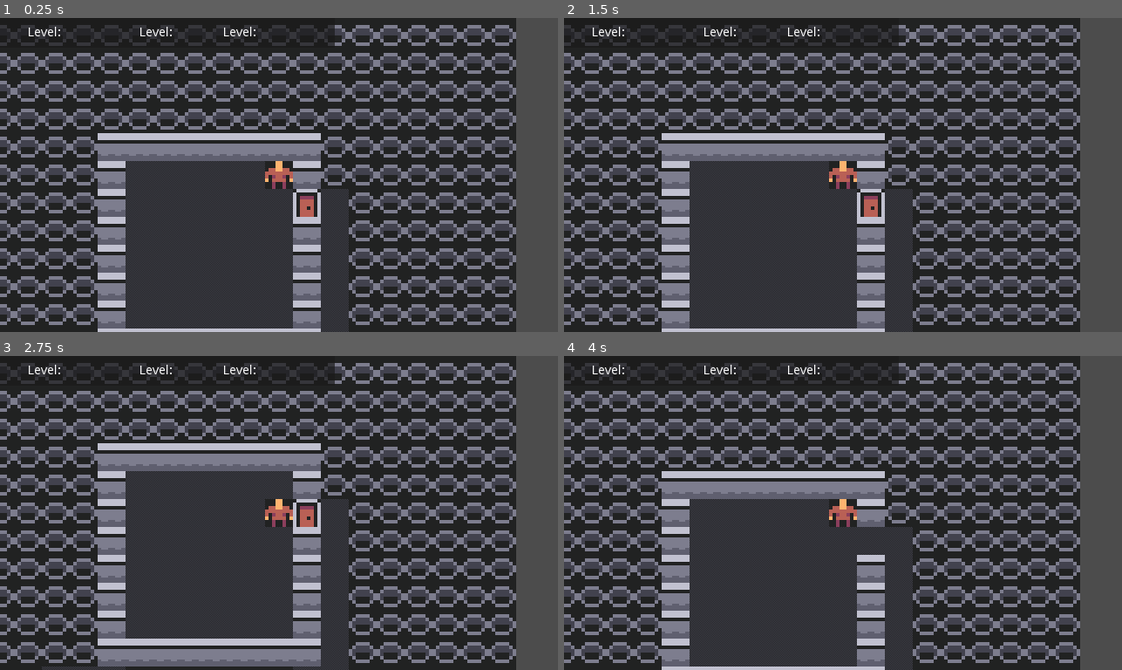
Above: before the commit, frames 1-4 (two rows, left to right).
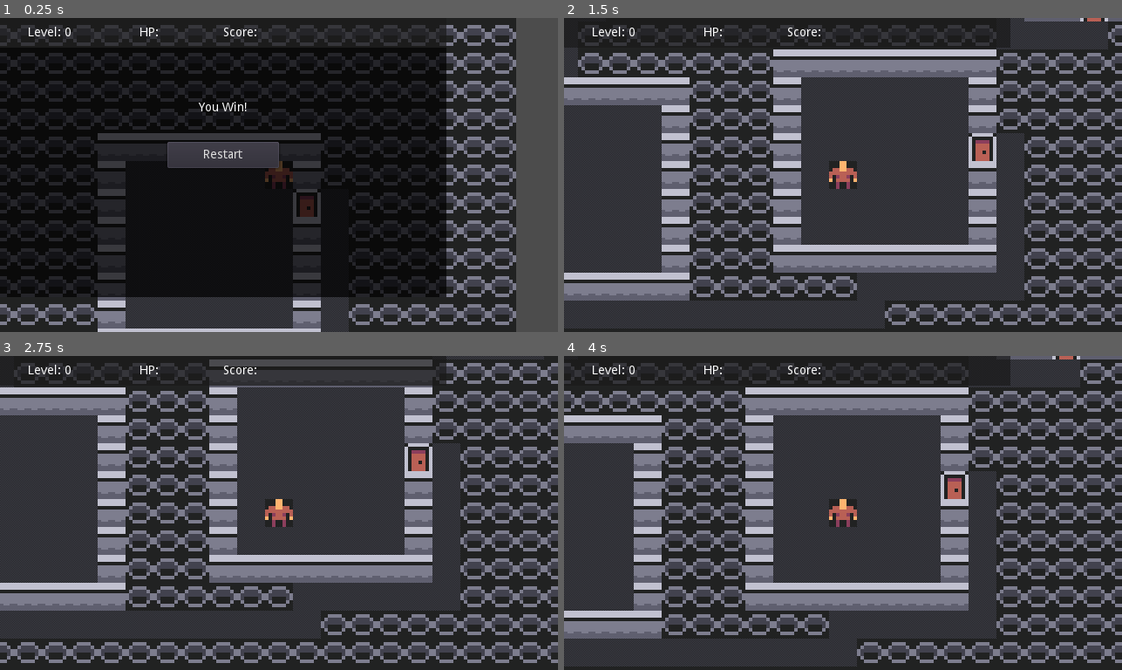
Above: after the commit, the same moments.

Repository: cjh-cloud/DungeonOfRecycling
Game: Godot game, scene res://Game.tscn
The game is run twice, just before and just after one commit, with the same random seed, the same clock (stepped at 60 frames per second) and the same inputs.
Inputs (mouse positions are in pixels of both pictures, inside the frame that each line leads up to):
- Up to frame 1 (0.25 s): no input
- Up to frame 2 (1.5 s): click (787, 156) at 0.5 s, where only the run after the commit has a clickable "Restart"; tap Enter at 1.25 s; hold Right (Right) from 1.28 s (still down)
- Up to frame 3 (2.75 s): tap Space at 2 s; release Right (Right) at 2.03 s; hold Down (Down) from 2.03 s (still down)
- Up to frame 4 (4 s): tap Enter at 2.75 s; release Down (Down) at 2.78 s; hold Right (Right) 2.78-3.53 s; tap Space at 3.5 s; hold Up (Up) from 3.53 s (still down)

The runs differ from the first frame. In frame 1, 33% of the frame differs, in the area x 0-80%, y 2-89%; in frame 2, 48%; in frame 3, 48%, in the area x 0-100%, y 0-100%; in frame 4, 47%.

Commit message:
Add ladder and win condition

Diff:
--- a/Game.gd
+++ b/Game.gd
@@ -65,6 +65,15 @@
 		Tile.Door:
 			set_tile(x, y, Tile.Floor)
 
+		Tile.Ladder:
+			level_num += 1
+			score += 20
+			if level_num < LEVEL_SIZES.size():
+				build_level()
+			else:
+				score += 1000
+				$CanvasLayer/Win.visible = true
+
 	update_visuals()
 
 
@@ -97,6 +106,14 @@
 	var player_y = start_room.position.y + 1 + randi() % int(start_room.size.y - 2)
 	player_tile = Vector2(player_x, player_y)
 	update_visuals()
+
+	# Place end ladder
+	var end_room = rooms.back()
+	var ladder_x = end_room.position.x + 1 + randi() % int(end_room.size.x - 2)
+	var ladder_y = end_room.position.y + 1 + randi() % int(end_room.size.y - 2)
+	set_tile(ladder_x, ladder_y, Tile.Ladder)
+
+	$CanvasLayer/Level.text = "Level: " + str(level_num)
 
 func update_visuals():
 	player.position = player_tile * TILE_SIZE
@@ -303,3 +320,9 @@
 func set_tile(x, y, type):
 	map[x][y] = type
 	tile_map.set_cell(x, y, type)
+
+func _on_Button_pressed():
+	level_num = 0
+	score = 0
+	build_level()
+	$CanvasLayer/Win.visible = false
--- a/Game.tscn
+++ b/Game.tscn
@@ -106,7 +106,7 @@
 [node name="CanvasLayer" type="CanvasLayer" parent="."]
 
 [node name="ColorRect" type="ColorRect" parent="CanvasLayer"]
-margin_right = 384.0
+margin_right = 512.0
 margin_bottom = 34.0
 color = Color( 0.101961, 0.101961, 0.101961, 0.713726 )
 __meta__ = {
@@ -127,7 +127,7 @@
 margin_left = 160.0
 margin_right = 226.0
 margin_bottom = 34.0
-text = "Level:"
+text = "HP:"
 valign = 1
 __meta__ = {
 "_edit_use_anchors_": false
@@ -137,8 +137,36 @@
 margin_left = 256.0
 margin_right = 322.0
 margin_bottom = 34.0
-text = "Level:"
+text = "Score:"
 valign = 1
 __meta__ = {
 "_edit_use_anchors_": false
 }
+
+[node name="Win" type="ColorRect" parent="CanvasLayer"]
+margin_top = 34.0
+margin_right = 512.0
+margin_bottom = 320.0
+color = Color( 0, 0, 0, 0.701961 )
+__meta__ = {
+"_edit_use_anchors_": false
+}
+
+[node name="Label" type="Label" parent="CanvasLayer/Win"]
+margin_left = 192.0
+margin_top = 62.0
+margin_right = 320.0
+margin_bottom = 94.0
+text = "You Win!"
+align = 1
+__meta__ = {
+"_edit_use_anchors_": false
+}
+
+[node name="Button" type="Button" parent="CanvasLayer/Win"]
+margin_left = 192.0
+margin_top = 108.0
+margin_right = 320.0
+margin_bottom = 138.0
+text = "Restart"
+[connection signal="pressed" from="CanvasLayer/Win/Button" to="." method="_on_Button_pressed"]
Binary file changed: art/enemy.png
Binary file changed: art/kfc.png
Binary file changed: art/ladder.png
